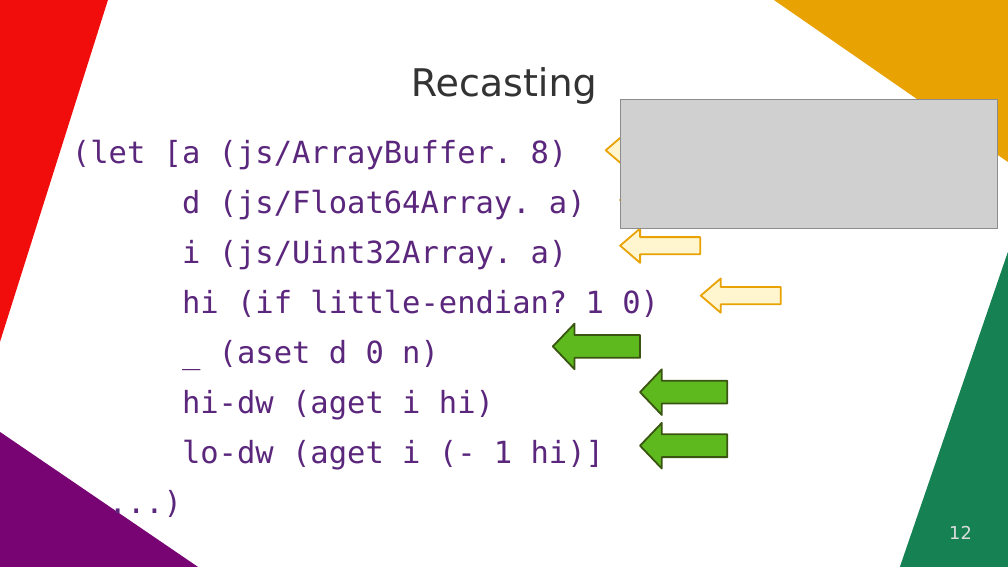
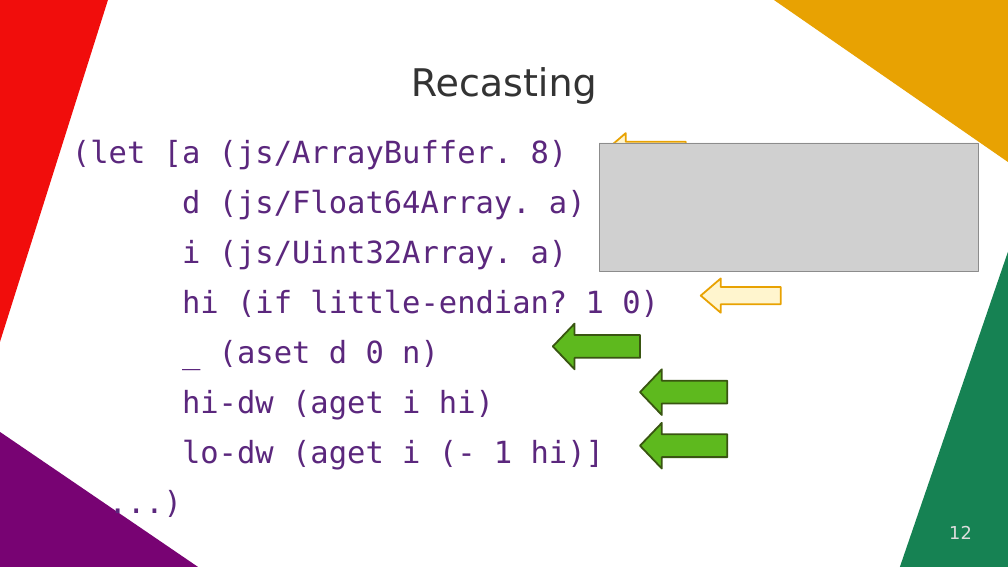
Before and after one commit to quoll/cljs-math, a slide deck: slide 12 of docs/ClojureDays2022.odp. Drawn at 1008x567 pixels with LibreOffice and Linux fonts; fonts in the diff are those of the drawing; grey boxes stand for pictures. Boxes give left, top, right and bottom in pixels: in the first picture for what was removed or moved away, otherwise in the second. Text is boxed around its words. In the diff, an @@ line names an element or a change of style, - is before the commit and + after.

Commit message:
Updated chat images to use transparencies

```diff
--- a/docs/ClojureDays2022.odp
+++ b/docs/ClojureDays2022.odp
@@ picture: place and size @@
-picture at box(620, 100, 998, 229)
+picture at box(599, 143, 979, 271)
@@ left arrow removed at box(620, 183, 701, 217) @@
@@ left arrow removed at box(620, 229, 701, 263) @@
```
Also in this commit, not shown: 9 other slides changed.
